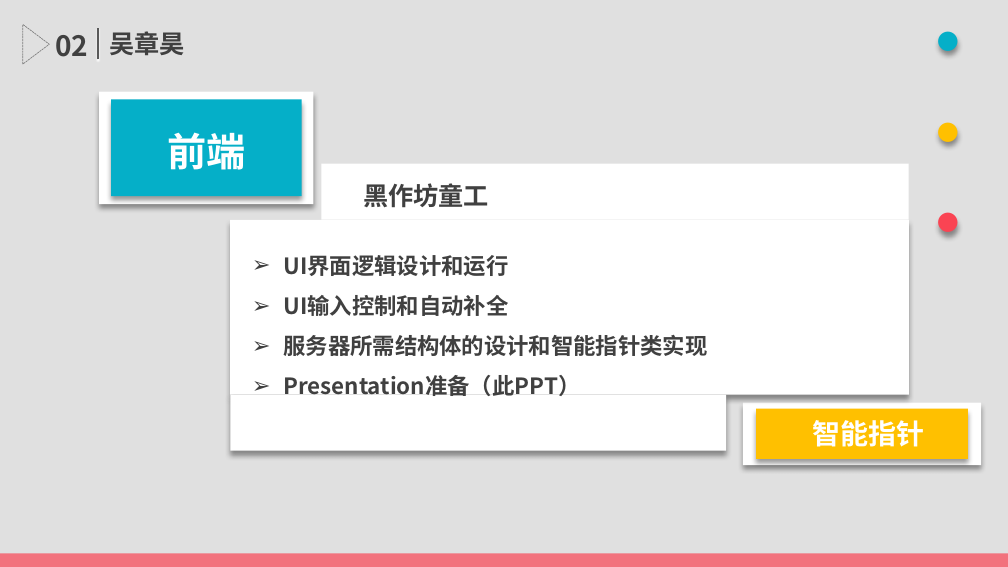
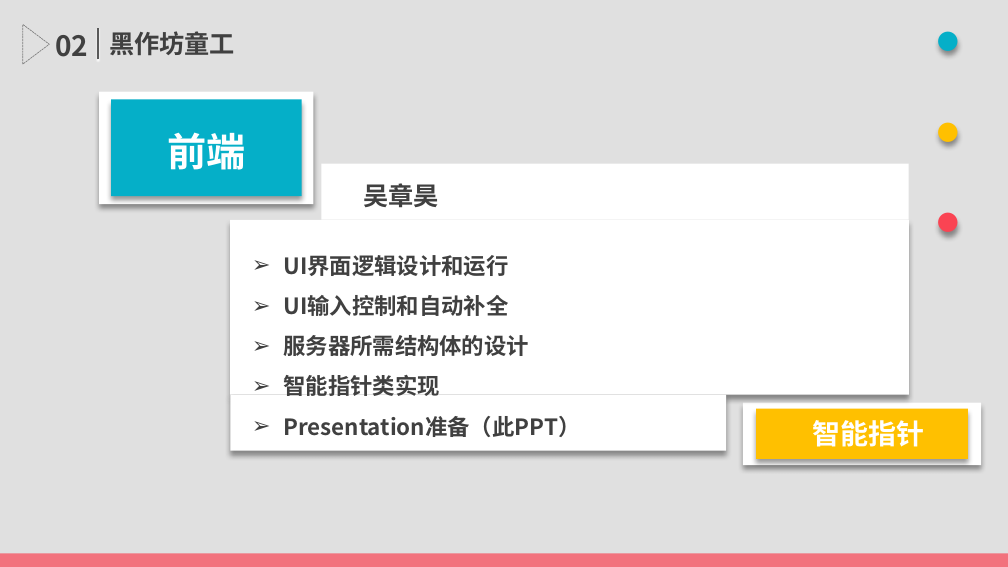
Before and after one commit to TimerChen/TrainTickets, a slide deck: slide 17 of Presentation/presentation.pptx (slide 16 before the commit). Drawn at 1008x567 pixels with LibreOffice and Linux fonts; fonts in the diff are those of the drawing. Boxes give left, top, right and bottom in pixels: in the first picture for what was removed or moved away, otherwise in the second. Text is boxed around its words. In the diff, an @@ line names an element or a change of style, - is before the commit and + after.

```diff
--- a/Presentation/presentation.pptx
+++ b/Presentation/presentation.pptx
@@ text at (109, 31, 235, 55): text changed @@
-吴章昊
+黑作坊童工
@@ text at (363, 183, 439, 207): text changed @@
-黑作坊童工
+吴章昊
@@ text at (283, 335, 529, 396): text changed @@
-➢ 服务器所需结构体的设计和智能指针类实现
+➢ 服务器所需结构体的设计
+➢ 智能指针类实现
```
Also in this commit, not shown: 7 other slides changed, 1 slide added.
